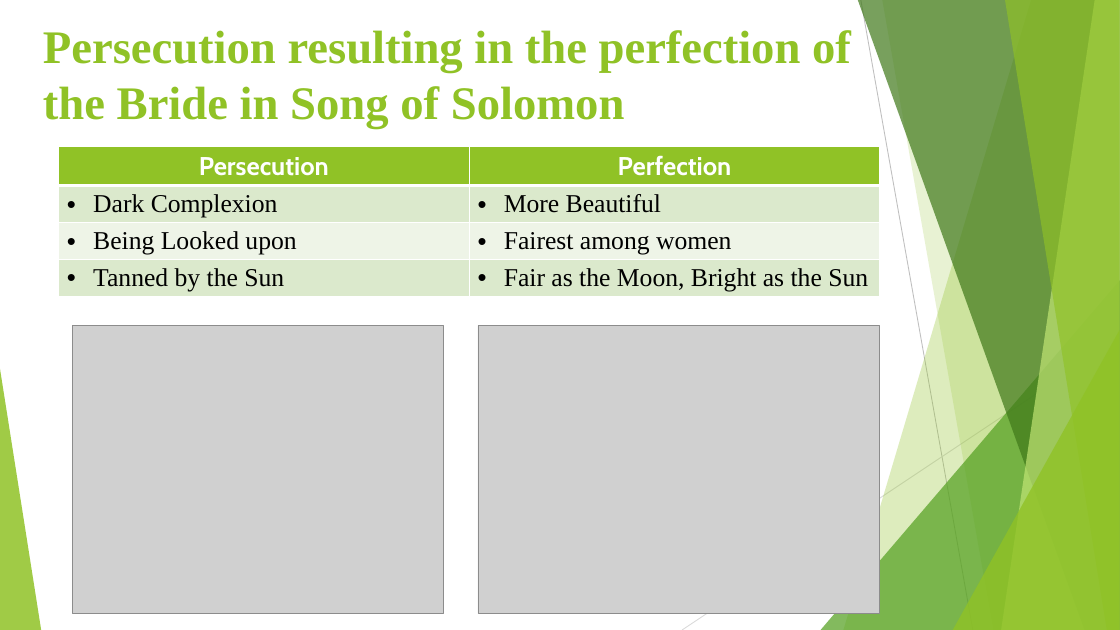
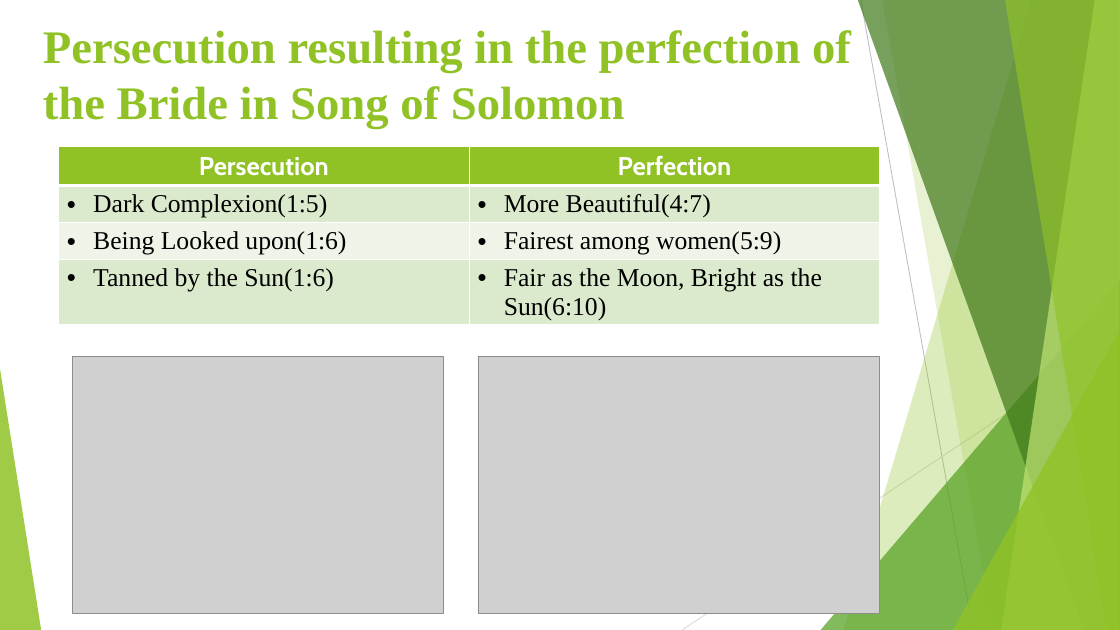
Before and after one commit to GOVARTHANAN123/Time, a slide deck: slide 2 of Singapore presentation_chapter3.pptx. Drawn at 1120x630 pixels with LibreOffice and Linux fonts; fonts in the diff are those of the drawing; grey boxes stand for pictures. Boxes give left, top, right and bottom in pixels: in the first picture for what was removed or moved away, otherwise in the second. Text is boxed around its words. In the diff, an @@ line names an element or a change of style, - is before the commit and + after.

```diff
--- a/Singapore presentation_chapter3.pptx
+++ b/Singapore presentation_chapter3.pptx
@@ table at (59,146,881,334) @@
-row 2, column 1: Dark Complexion
+row 2, column 1: Dark Complexion(1:5)
-row 2, column 2: More Beautiful
+row 2, column 2: More Beautiful(4:7)
-row 3, column 1: Being Looked upon
+row 3, column 1: Being Looked upon(1:6)
-row 3, column 2: Fairest among women
+row 3, column 2: Fairest among women(5:9)
-row 4, column 1: Tanned by the Sun
+row 4, column 1: Tanned by the Sun(1:6)
-row 4, column 2: Fair as the Moon, Bright as the Sun
+row 4, column 2: Fair as the Moon, Bright as the Sun(6:10)
@@ picture: place and size @@
-picture at (72,326,444,614)
+picture at (72,356,444,613)
@@ picture: place and size @@
-picture at (478,326,881,614)
+picture at (478,356,881,613)
```
Also in this commit, not shown: 4 other slides changed.
